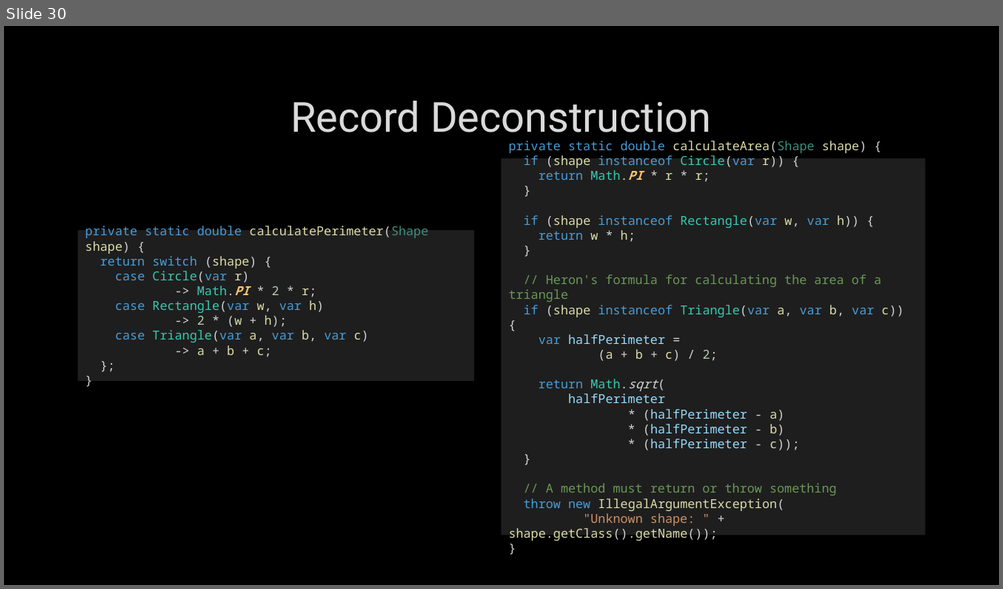
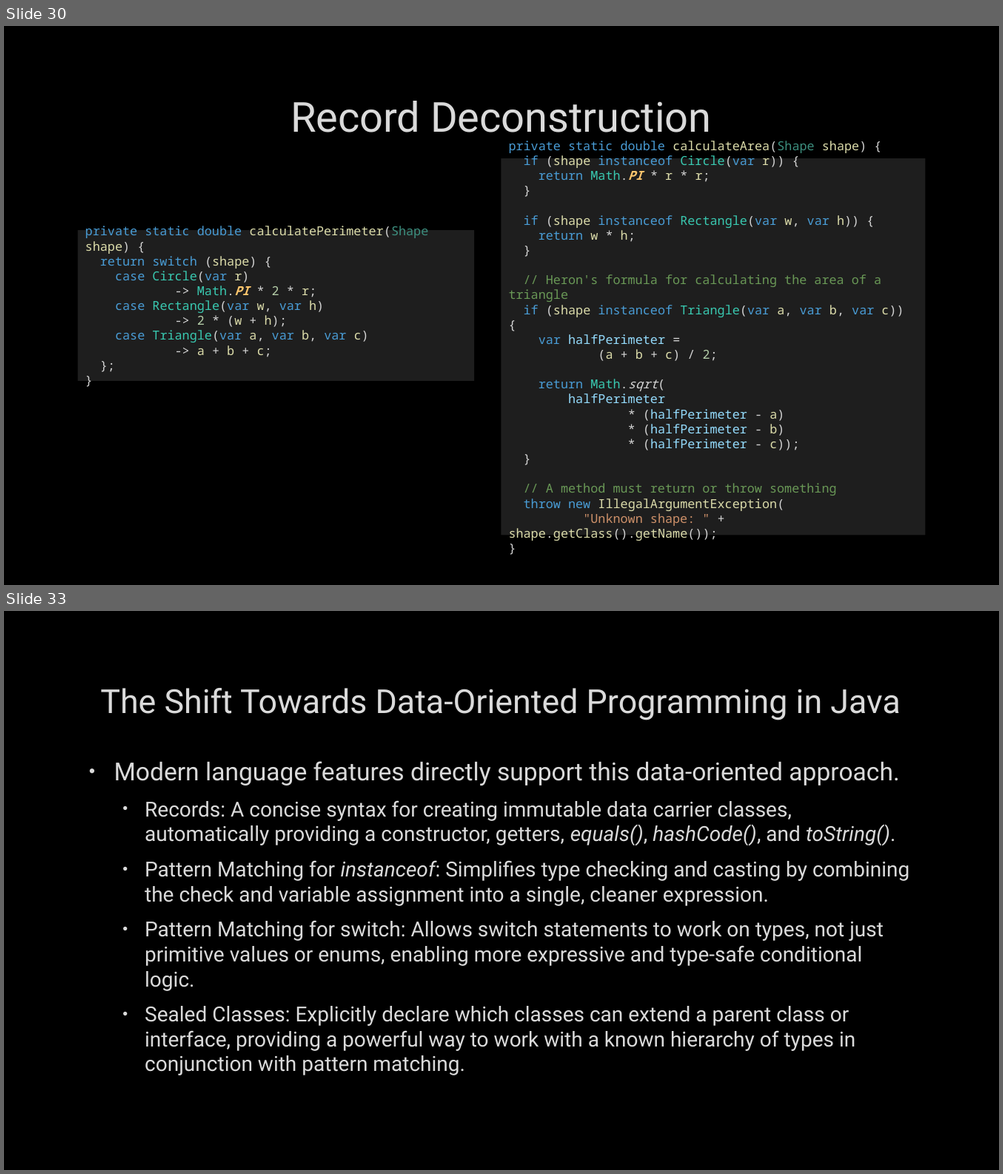
Before and after one commit to vulinh64/java-8-to-21-demo, a slide deck: java-8-to-21.pptx. Shown one above the other, each under a label of ours: slide 30 before the commit, slides 30 and 33 after it; the slides between them are not shown. The pictures are 1003x589 and 1003x1174 pixels, drawn with LibreOffice and Linux fonts; fonts in the diff are those of the drawing; background and template pictures are left out. Boxes give left, top, right and bottom in pixels: in the first picture for what was removed or moved away, otherwise in the second. Text is boxed around its words. In the diff, an @@ line names an element or a change of style, - is before the commit and + after.

```diff
--- a/java-8-to-21.pptx
+++ b/java-8-to-21.pptx
@@ slide 33 added at [4,611,999,1170], background picture (left out) @@
@@ title added at [100,688,899,721], 32 pt, text #DADADA @@
+The Shift Towards Data-Oriented Programming in Java
@@ text added at [114,761,909,1076], 20 pt, text #DADADA @@
+• Modern language features directly support this data-oriented approach.
+  • Records: A concise syntax for creating immutable data carrier classes, automatically providing a constructor, getters, equals(), hashCode(), and toString().
+  • Pattern Matching for instanceof: Simplifies type checking and casting by combining the check and variable assignment into a single, cleaner expression.
+  • Pattern Matching for switch: Allows switch statements to work on types, not just primitive values or enums, enabling more expressive and type-safe conditional logic.
+  • Sealed Classes: Explicitly declare which classes can extend a parent class or interface, providing a powerful way to work with a known hierarchy of types in conjunction with pattern matching.
```
Also in this commit, not shown: 2 slides changed, 1 other slide added.
